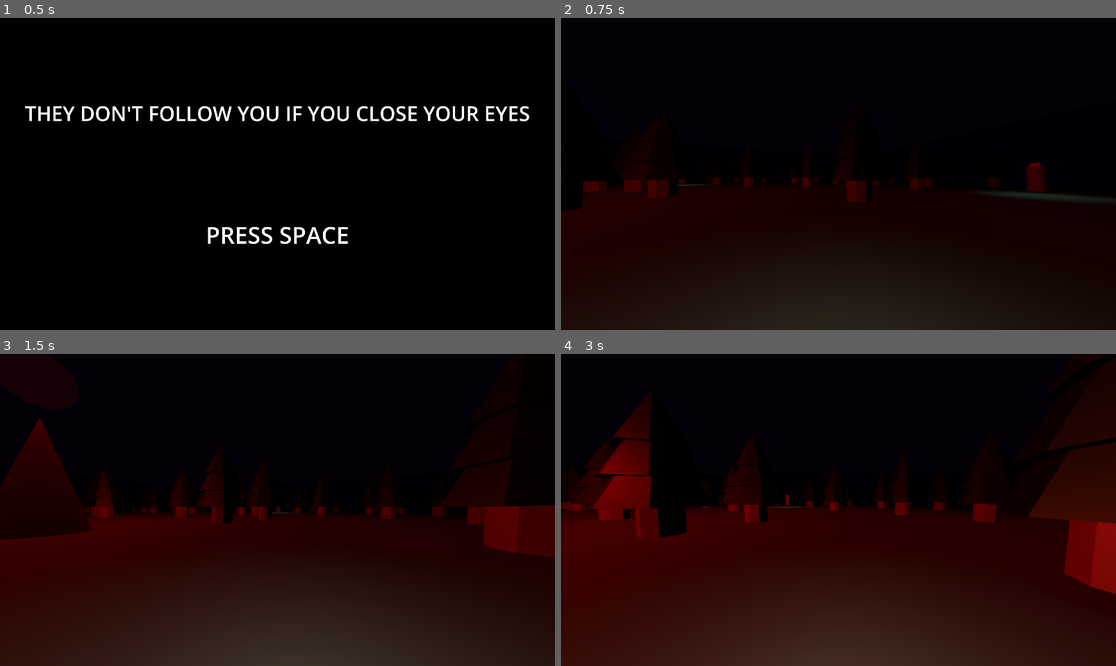
Above: before the commit, frames 1-4 (two rows, left to right).
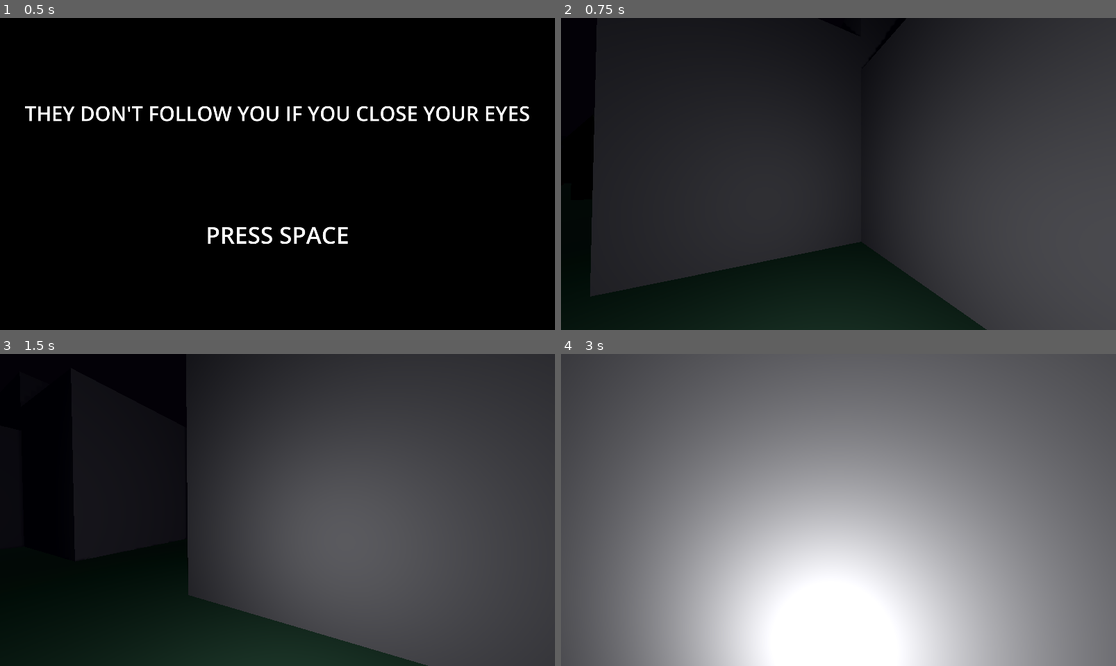
Above: after the commit, the same moments.

Repository: christian-suar/eyes-unseen
Game: Godot game, scene res://scenes/Area1.tscn
The game is run twice, just before and just after one commit, with the same random seed, the same clock (stepped at 60 frames per second) and the same inputs. The engine's default icon, where the game draws it, is replaced by a stand-in: a white triangle on a blue panel in a dark square.
Inputs (mouse positions are in pixels of both pictures, inside the frame that each line leads up to):
- Up to frame 1 (0.5 s): no input
- Up to frame 2 (0.75 s): tap Space (jump) at 0.5 s; move the mouse to (866, 174) at 0.52 s; hold W (move_forward) from 0.53 s (still down); tap E (Interact) at 0.6 s
- Up to frame 3 (1.5 s): keep holding W (move_forward); tap Space (jump) at 0.77, 1.25 s; move the mouse to (249, 510) at 1.27 s; tap E (Interact) at 1.35 s
- Up to frame 4 (3 s): keep holding W (move_forward); tap Space (jump) at 1.52, 2.75 s; tap Enter at 2 s; move the mouse to (849, 503) at 2.02 s; click (849, 503) at 2.1 s; tap E (Interact) at 2.3 s; move the mouse to (832, 516) at 2.77 s; tap Shift (sprint) at 2.85 s

Frame 1 is identical in both runs. In frame 2, 75% of the frame differs, in the area x 0-100%, y 0-100%; in frame 3, 84%; in frame 4, 100%.

Commit message:
added button things and rush

Diff:
--- a/assets/models/statue.gd
+++ b/assets/models/statue.gd
@@ -5,7 +5,7 @@
 func _process(delta):
 	$OmniLight3D.light_energy = (Globals.craze / (delta*2)) + 1
 #	$OmniLight3D.omni_range = (Globals.craze / (delta*2)) + 50
-	print('asd')
+
 	if Globals.craze >= 2.55:
 		$OmniLight3D.light_energy = 2.55
 		get_tree().quit()
--- a/gds/Globals.gd
+++ b/gds/Globals.gd
@@ -15,8 +15,12 @@
 var area2Button1 = false
 var area2Button2 = false
 var area2Button3 = false
+var rush = false
+
+
+var in_area_2 = false
+
 var losing_it = false
-var in_area_2 = true
 var can_see = false
 
 var area3Done = false
--- a/gds/Node3D.gd
+++ b/gds/Node3D.gd
@@ -1,7 +1,7 @@
 extends Node3D
 
 
-var shake_fade = 0.05     # How quickly the shake fades out
+var shake_fade = 0.09     # How quickly the shake fades out
 var rng= RandomNumberGenerator.new()
 
 func _process(delta):
--- a/gds/button1.gd
+++ b/gds/button1.gd
@@ -1,7 +1 @@
 extends Node3D
-
-
-
-func interact():
-	print("intereacted with !!!!!!!!!!!!!!!!!1111")
-	Globals.area2Done = true
--- a/gds/doom.gd
+++ b/gds/doom.gd
@@ -1 +1,6 @@
 extends Control
+
+func _process(delta):
+	$ColorRect.color.a = Globals.craze * delta
+	if Globals.craze > 1.5:
+		get_tree().quit()
--- /dev/null
+++ b/scenes/Area1.gd
@@ -0,0 +1,19 @@
+extends Node3D
+
+
+# Called when the node enters the scene tree for the first time.
+func _ready():
+	pass # Replace with function body.
+
+
+# Called every frame. 'delta' is the elapsed time since the previous frame.
+func _process(delta):
+	if Globals.in_area_2:
+		$Area1NavRegion.enabled = false
+		$".".visible = false
+		$"../Area2".visible = true
+	else:
+		$Area1NavRegion.enabled = true
+		$".".visible = true
+		if $"../Area2":
+			$"../Area2".visible = false
--- a/scenes/Area1.tscn
+++ b/scenes/Area1.tscn
@@ -1,14 +1,19 @@
-[gd_scene load_steps=18 format=3 uid="uid://bbigl8dbutoa2"]
+[gd_scene load_steps=23 format=3 uid="uid://bbigl8dbutoa2"]
 
 [ext_resource type="Script" path="res://gds/game.gd" id="1_ska0y"]
+[ext_resource type="Script" path="res://scenes/Area1.gd" id="2_185gw"]
 [ext_resource type="MeshLibrary" uid="uid://d4jp675fh6xv4" path="res://gas2/BlendModel2.tres" id="2_gua2w"]
 [ext_resource type="PackedScene" uid="uid://dt0yh0ycitwec" path="res://scenes/statue_enemy_1.tscn" id="2_yqd2f"]
 [ext_resource type="PackedScene" uid="uid://dsc5tl8ld5xyo" path="res://scenes/building_1.tscn" id="3_8cyt7"]
 [ext_resource type="PackedScene" uid="uid://doxlf84fpy8ko" path="res://scenes/temp_player.tscn" id="4_vtth7"]
 [ext_resource type="PackedScene" uid="uid://c8fd6mxpxsr8u" path="res://scenes/enemy_1.tscn" id="5_fq4h4"]
+[ext_resource type="Script" path="res://scenes/Area2.gd" id="5_git62"]
 [ext_resource type="PackedScene" uid="uid://d2op6tg68by3e" path="res://scenes/building_2.tscn" id="5_wpv3w"]
 [ext_resource type="PackedScene" uid="uid://dxrbnj85tg60e" path="res://scenes/button1.tscn" id="6_acrob"]
+[ext_resource type="Script" path="res://scenes/button1.gd" id="8_1u2jw"]
 [ext_resource type="PackedScene" uid="uid://in773k2ihjby" path="res://scenes/intro.tscn" id="8_8opor"]
+[ext_resource type="Script" path="res://scenes/button2.gd" id="9_6shv2"]
+[ext_resource type="Script" path="res://scenes/button3.gd" id="10_b74gt"]
 [ext_resource type="PackedScene" uid="uid://c8fi8tbqvl6t8" path="res://scenes/doom.tscn" id="10_scys2"]
 
 [sub_resource type="NavigationMesh" id="NavigationMesh_iia8s"]
@@ -47,6 +52,7 @@
 script = ExtResource("1_ska0y")
 
 [node name="Area1" type="Node3D" parent="."]
+script = ExtResource("2_185gw")
 
 [node name="Area1NavRegion" type="NavigationRegion3D" parent="Area1"]
 navigation_mesh = SubResource("NavigationMesh_iia8s")
@@ -142,6 +148,7 @@
 metadata/_editor_floor_ = Vector3(0, 0, 0)
 
 [node name="Area2" type="Node3D" parent="."]
+script = ExtResource("5_git62")
 
 [node name="Area2NavRegion" type="NavigationRegion3D" parent="Area2"]
 transform = Transform3D(1, 0, 0, 0, 1, 0, 0, 0, 1, 117.3, 0, 0)
@@ -188,13 +195,16 @@
 transform = Transform3D(-4.37114e-08, 0, -1, 0, 1, 0, 1, 0, -4.37114e-08, -45, 1.3, 0)
 
 [node name="button1" parent="Area2/Area2NavRegion" instance=ExtResource("6_acrob")]
-transform = Transform3D(1, 0, 0, 0, 1, 0, 0, 0, 1, 0.8, 1.4, -32)
+transform = Transform3D(1, 0, 0, 0, 1, 0, 0, 0, 1, 0.8, 0.9, -32)
+script = ExtResource("8_1u2jw")
 
 [node name="button2" parent="Area2/Area2NavRegion" instance=ExtResource("6_acrob")]
-transform = Transform3D(1, 0, 0, 0, 1, 0, 0, 0, 1, 34, 1.4, -0.8)
+transform = Transform3D(1, 0, 0, 0, 1, 0, 0, 0, 1, 34, 0.9, -0.8)
+script = ExtResource("9_6shv2")
 
 [node name="button3" parent="Area2/Area2NavRegion" instance=ExtResource("6_acrob")]
-transform = Transform3D(1, 0, 0, 0, 1, 0, 0, 0, 1, 0.8, 1.4, 32)
+transform = Transform3D(1, 0, 0, 0, 1, 0, 0, 0, 1, 0.8, 0.9, 32)
+script = ExtResource("10_b74gt")
 
 [node name="Area3" type="Node3D" parent="."]
 
@@ -232,15 +242,14 @@
 environment = SubResource("Environment_skmeg")
 
 [node name="TempPlayer" parent="." instance=ExtResource("4_vtth7")]
-transform = Transform3D(1, 0, 0, 0, 1, 0, 0, 0, 1, 131.6, 1.05115, 4.42566)
+transform = Transform3D(1, 0, 0, 0, 1, 0, 0, 0, 1, 3.8, 1.05115, 4.42566)
 
 [node name="Enemy1" parent="." instance=ExtResource("5_fq4h4")]
 transform = Transform3D(1, 0, 0, 0, 1, 0, 0, 0, 1, -27.3441, 0.052853, -29.513)
 
 [node name="DirectionalLight3D" type="DirectionalLight3D" parent="."]
 transform = Transform3D(-0.866025, -0.433013, 0.25, 0, 0.5, 0.866025, -0.5, 0.75, -0.433013, 0, 0, 0)
-light_energy = 0.0
-light_volumetric_fog_energy = 0.0
+light_energy = 0.02
 shadow_opacity = 0.75
 directional_shadow_mode = 1
 directional_shadow_max_distance = 10.0
--- /dev/null
+++ b/scenes/Area2.gd
@@ -0,0 +1,7 @@
+extends Node3D
+func _process(delta):
+	if Globals.area2Button1 and Globals.area2Button2 and Globals.area2Button3:
+		Globals.rush = true
+		if Globals.in_area_2 == false:
+			$"../Area1/Area1NavRegion/building1".queue_free()
+			self.queue_free()
--- a/scenes/Camera3D.gd
+++ b/scenes/Camera3D.gd
@@ -4,8 +4,3 @@
 # Called when the node enters the scene tree for the first time.
 func _ready():
 	pass # Replace with function body.
-
-
-# Called every frame. 'delta' is the elapsed time since the previous frame.
-func _process(delta):
-	print(rotation)
--- /dev/null
+++ b/scenes/button1.gd
@@ -0,0 +1,6 @@
+extends Node3D
+
+func interact():
+	print("intereacted withasfddsffdsaasdafds !!!!!!!!!!!!!!!!!1111")
+	Globals.area2Button1 = true
+	self.queue_free()
--- /dev/null
+++ b/scenes/button2.gd
@@ -0,0 +1,7 @@
+extends Node3D
+
+
+func interact():
+	print("intereacted withasfddsffdsaasdafds !!!!!!!!!!!!!!!!!1111")
+	Globals.area2Button2 = true
+	self.queue_free()
--- /dev/null
+++ b/scenes/button3.gd
@@ -0,0 +1,7 @@
+extends Node3D
+
+
+func interact():
+	print("intereacted withasfddsffdsaasdafds !!!!!!!!!!!!!!!!!1111")
+	Globals.area2Button3 = true
+	self.queue_free()
--- a/scenes/temp_player.tscn
+++ b/scenes/temp_player.tscn
@@ -1,9 +1,8 @@
-[gd_scene load_steps=12 format=3 uid="uid://doxlf84fpy8ko"]
+[gd_scene load_steps=11 format=3 uid="uid://doxlf84fpy8ko"]
 
 [ext_resource type="Script" path="res://gds/temp_player.gd" id="1_ofada"]
 [ext_resource type="Script" path="res://gds/Node3D.gd" id="2_qym0j"]
 [ext_resource type="PackedScene" uid="uid://cug23qebfggko" path="res://assets/cone.tscn" id="3_a0f54"]
-[ext_resource type="Script" path="res://scenes/Camera3D.gd" id="3_k6kvd"]
 [ext_resource type="Script" path="res://gds/Interaction.gd" id="4_eq6wn"]
 [ext_resource type="PackedScene" uid="uid://bqyneech2sxd6" path="res://assets/fading_screen.tscn" id="5_l721s"]
 
@@ -39,7 +38,6 @@
 current = true
 fov = 90.0
 far = 75.0
-script = ExtResource("3_k6kvd")
 
 [node name="FOV" type="Area3D" parent="head/Camera3D"]
 visible = false
@@ -88,7 +86,7 @@
 [node name="OmniLight3D" type="OmniLight3D" parent="."]
 shadow_enabled = true
 distance_fade_enabled = true
-omni_range = 10.0
+omni_range = 20.0
 omni_attenuation = 2.14355
 
 [connection signal="timeout" from="Timer" to="." method="_on_timer_timeout"]
Not shown: 2 places in gas2/BlendModel2.tres that only renumber resources
